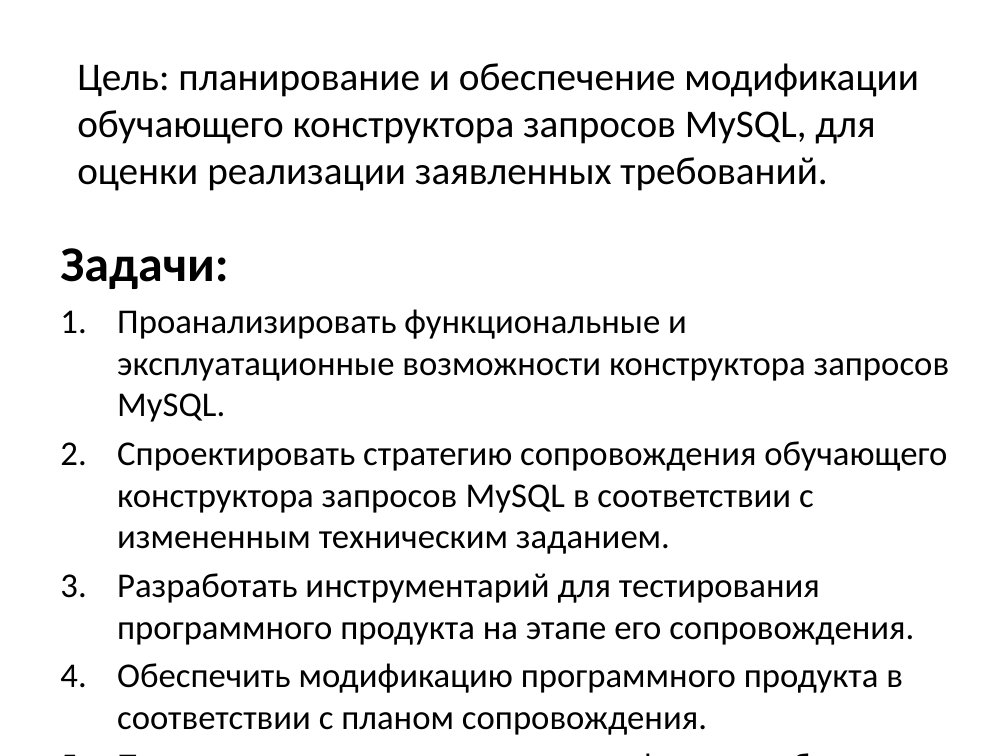
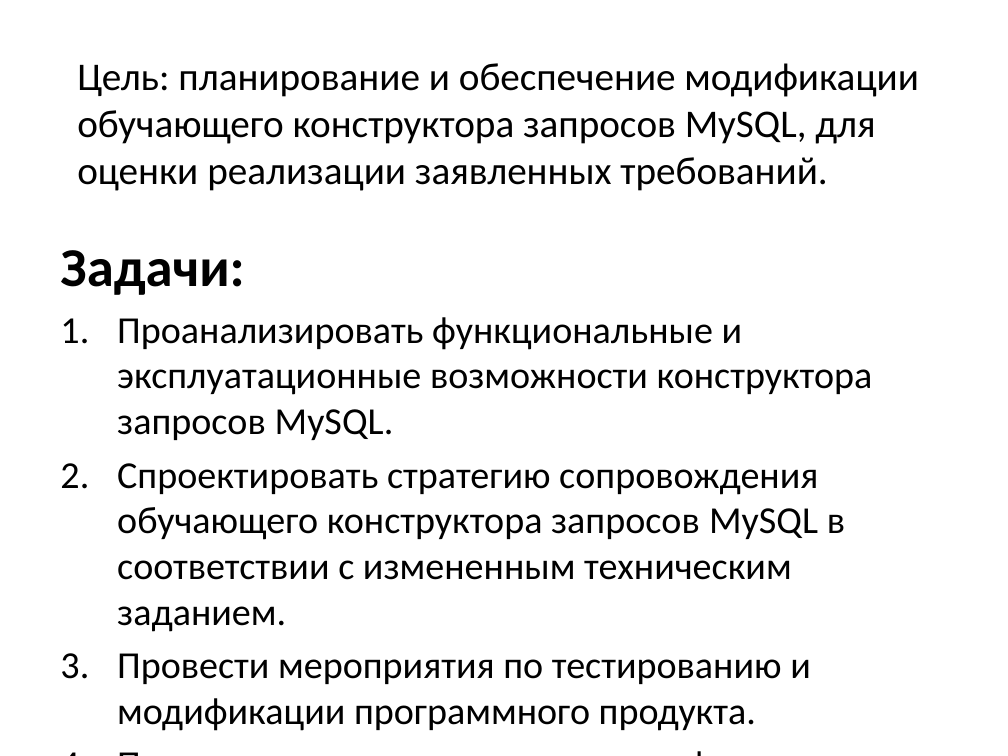
Before and after one commit to Joker1796/konstructorMySQL, a slide deck: slide 3 of documents/Презентация.pptx. Drawn at 1008x756 pixels with LibreOffice and Linux fonts; fonts in the diff are those of the drawing. Boxes give left, top, right and bottom in pixels: in the first picture for what was removed or moved away, otherwise in the second. Text is boxed around its words. In the diff, an @@ line names an element or a change of style, - is before the commit and + after.

```diff
--- a/documents/Презентация.pptx
+++ b/documents/Презентация.pptx
@@ text at [60,250,873,632]: size 35.6 to 39.1 pt in "Задачи:"; size 24.8 to 27.2 pt in "Проанализировать функциональные и эксплуатационные возможнос ...", "Спроектировать стратегию сопровождения обучающего конструкто ...", "Провести анализ результатов модификации обучающего конструкт ..." @@
@@ text at [117,653,811,731]: text changed; size 24.8 to 27.2 pt @@
-3. Разработать инструментарий для тестирования программного продукта на этапе его сопровождения.
-4. Обеспечить модификацию программного продукта в соответствии с планом сопровождения.
+3. Провести мероприятия по тестированию и модификации программного продукта.
```
Also in this commit, not shown: 2 slides added, 1 slide removed, 20 other files.
